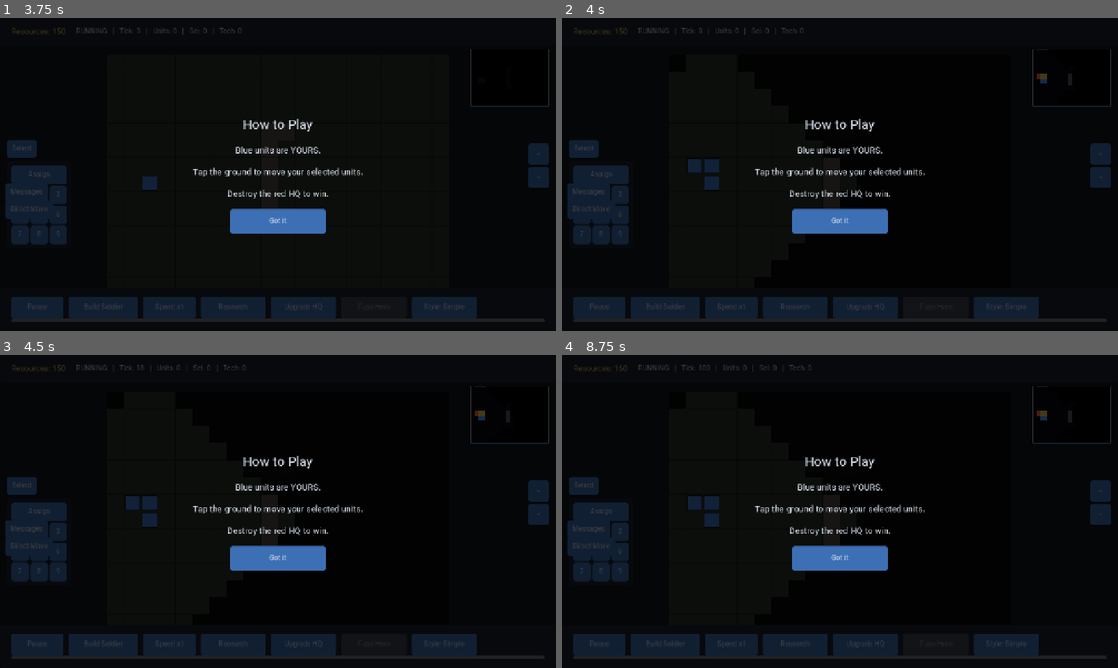
Above: before the commit, frames 1-4 (two rows, left to right).
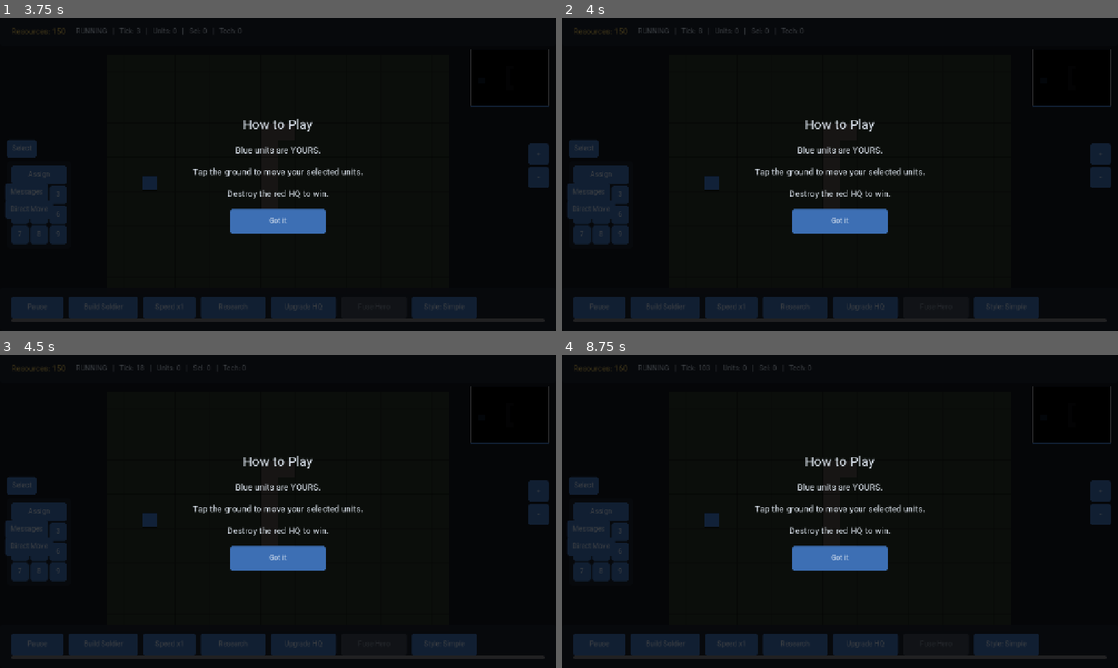
Above: after the commit, the same moments.

Repository: golshandvr-del/Sjalwmbdjdlxl
Game: Godot game, scene res://scenes/main_menu.tscn
The game is run twice, just before and just after one commit, with the same random seed, the same clock (stepped at 60 frames per second) and the same inputs.
Inputs (mouse positions are in pixels of both pictures, inside the frame that each line leads up to):
- Up to frame 1 (3.75 s): click "Single Player" at 0.5 s; click (311, 58) at 1.27 s; type "Alex" at 1.35 s; click "Normal" at 2 s; click "Normal" at 2.75 s; click "Start Match" at 3.5 s
- Up to frame 2 (4 s): no input
- Up to frame 3 (4.5 s): click "Build Soldier" at 4.25 s
- Up to frame 4 (8.75 s): click "Speed x1" at 5 s; click "Research" at 5.75 s; click "Upgrade HQ" at 6.5 s; click "Style: Simple" at 7.25 s; click "+" at 8 s

Frame 1 is identical in both runs. In frame 2, 0.3% of the frame differs, in the area x 22-88%, y 10-50%; in frame 3, 0.3%; in frame 4, 0.3%.
Error after the commit: Parse Error: Function "_smart_build_spot()" not found in base self. (res://modules/ai_commander/strategic_ai_module.gd:307)

Commit message:
feat(md9): wire smart placement into _plan_expansion w/ legacy fallback (MD9.5)

Diff:
--- a/modules/ai_commander/strategic_ai_module.gd
+++ b/modules/ai_commander/strategic_ai_module.gd
@@ -298,7 +298,15 @@
 	var hq: Dictionary = _find_hq(owner)
 	if hq.is_empty():
 		return
-	var spot: Vector2i = _find_build_spot(int(hq.get("x", 0)), int(hq.get("y", 0)), owner)
+	var hx: int = int(hq.get("x", 0))
+	var hy: int = int(hq.get("y", 0))
+	# MD9.5: pick the site by (building value x site quality) over a limited
+	# candidate set, instead of "first empty tile near HQ". If the smart selector
+	# finds nothing (empty candidate set / unusual map), fall back to the legacy
+	# deterministic ring scan so existing behaviour is preserved (backward-compat).
+	var spot: Vector2i = _smart_build_spot(owner, "outpost", hx, hy)
+	if spot.x < 0:
+		spot = _find_build_spot(hx, hy, owner)
 	if spot.x < 0:
 		return
 	nexus.issue_command("build_building", owner, {
